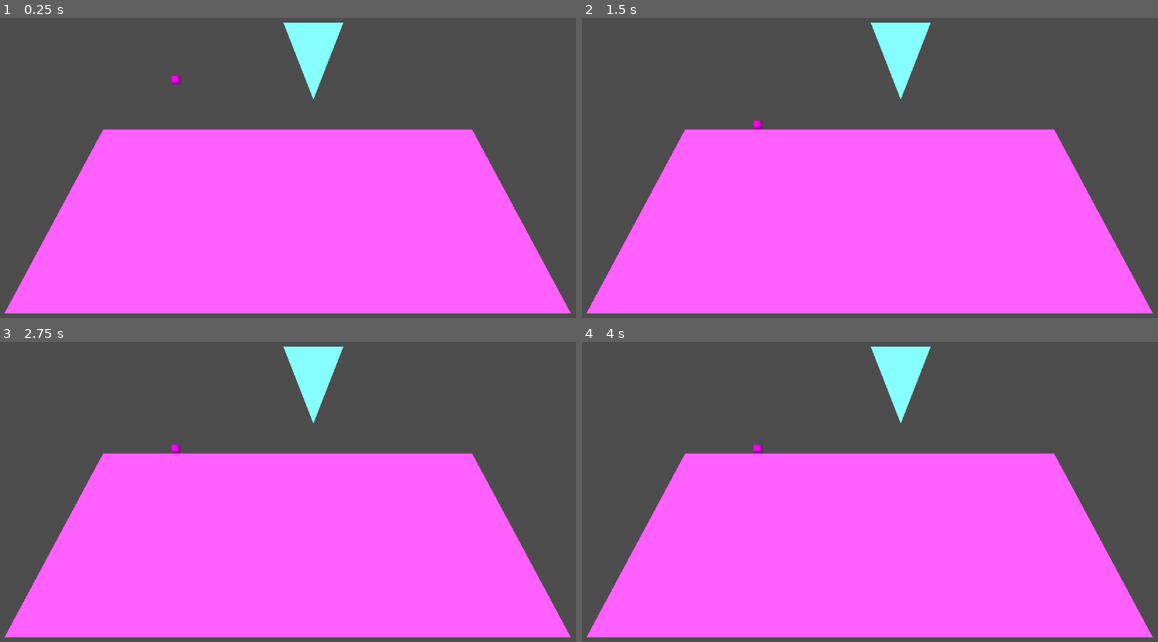
Above: before the commit, frames 1-4 (two rows, left to right).
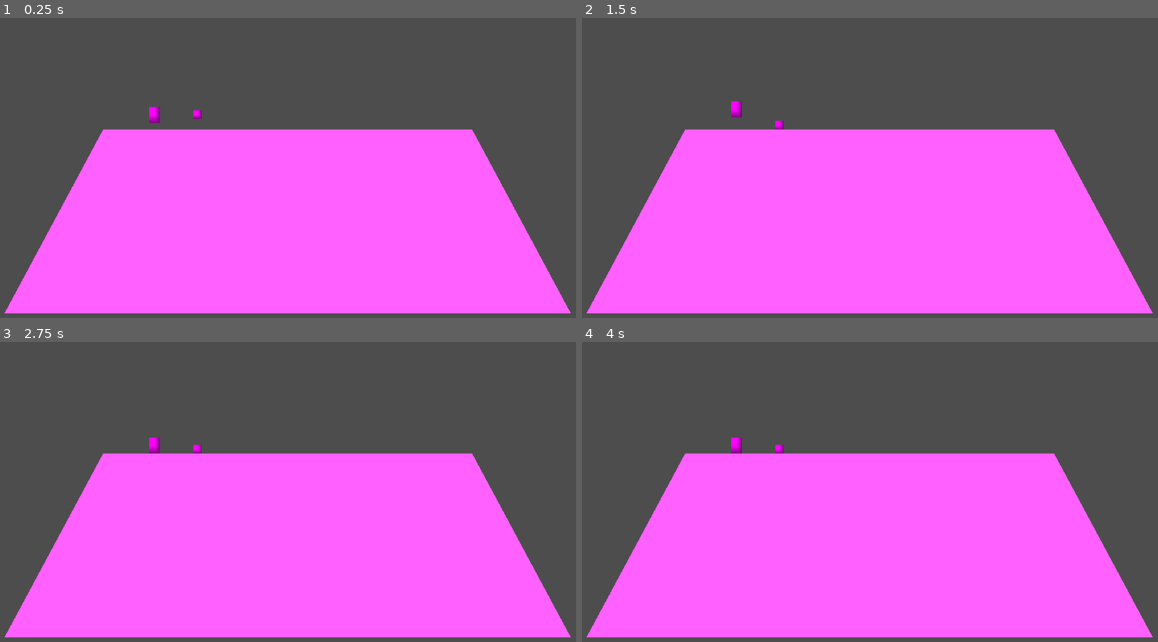
Above: after the commit, the same moments.

Repository: fredchien3/20-game-challenge
Game: Godot game, scene res://main/main.tscn
Same seed, same stepped clock (60 frames per second), same inputs: the game is played once before the commit and once after it.
Inputs (mouse positions are in pixels of both pictures, inside the frame that each line leads up to):
- Up to frame 1 (0.25 s): no input
- Up to frame 2 (1.5 s): tap Enter (ui_accept) at 0.5, 0.77, 0.8, 1.07, 1.25, 1.35 s; move the mouse to (1002, 132) at 0.52 s; press the mouse at (1002, 132) at 0.53 s; hold Right (ui_right) from 0.53 s (still down); move the mouse to (743, 165) at 1.27 s; release the mouse at (743, 165) at 1.28 s
- Up to frame 3 (2.75 s): tap Enter (ui_accept) at 1.52, 1.82, 2, 2.3 s; click (161, 489) at 1.55 s; move the mouse to (345, 396) at 2.02 s; release Right (ui_right) at 2.03 s; press the mouse at (345, 396) at 2.03 s; hold Left (ui_left) from 2.03 s (still down)
- Up to frame 4 (4 s): tap Enter (ui_accept) at 2.75, 3.02, 3.32, 3.5 s; move the mouse to (835, 543) at 2.77 s; release Left (ui_left) at 2.78 s; release the mouse at (835, 543) at 2.78 s; hold Right (ui_right) from 2.78 s (still down); click (835, 543) at 2.85 s; move the mouse to (1048, 525) at 3.52 s; hold Enter (ui_accept) from 3.53 s (still down)

The runs differ from the first frame. In frame 1, 1.5% of the frame differs, in the area x 25-60%, y 1-35%; in frame 2, 1.5%, in the area x 25-61%, y 1-38%; in frame 3, 1.5%; in frame 4, 1.5%.

Commit message:
Init Worm
- Remove test clipper

Diff:
--- a/7--worms/main/main.gd
+++ b/7--worms/main/main.gd
@@ -1 +1,8 @@
 extends Node2D
+
+@export var worm: CharacterBody2D
+
+#func _input(event):
+	#if event.is_action_pressed("shoot"):
+		#worm
+		#
--- a/7--worms/main/main.tscn
+++ b/7--worms/main/main.tscn
@@ -1,41 +1,38 @@
-[gd_scene load_steps=6 format=3 uid="uid://cdbrbobaqmblm"]
+[gd_scene format=3 uid="uid://cdbrbobaqmblm"]
 
 [ext_resource type="Script" uid="uid://c1gh8ng2ipfgj" path="res://main/main.gd" id="1_53q0u"]
-[ext_resource type="Script" uid="uid://by0nl5fcu8w8l" path="res://main/test_clipper.gd" id="2_pjrb6"]
 [ext_resource type="Script" uid="uid://cjbbjcjx1u0w" path="res://main/terrain.gd" id="2_xwkvk"]
+[ext_resource type="PackedScene" uid="uid://doykh5xnsi8a0" path="res://worm/worm.tscn" id="4_c651c"]
 
 [sub_resource type="PlaceholderTexture2D" id="PlaceholderTexture2D_c651c"]
 
 [sub_resource type="RectangleShape2D" id="RectangleShape2D_xwkvk"]
 size = Vector2(16, 16)
 
-[node name="Main" type="Node2D"]
+[node name="Main" type="Node2D" unique_id=422347337 node_paths=PackedStringArray("worm")]
 script = ExtResource("1_53q0u")
+worm = NodePath("Worm")
 
-[node name="Terrain" type="StaticBody2D" parent="." node_paths=PackedStringArray("test_clipper")]
+[node name="Terrain" type="StaticBody2D" parent="." unique_id=68683989]
 script = ExtResource("2_xwkvk")
-test_clipper = NodePath("../TestClipper")
 
-[node name="Polygon2D" type="Polygon2D" parent="Terrain"]
+[node name="Polygon2D" type="Polygon2D" parent="Terrain" unique_id=1398486921]
 position = Vector2(576, 360)
 color = Color(1, 0.376471, 1, 1)
 polygon = PackedVector2Array(-336, -72, 352, -72, 536, 272, -520, 272)
 
-[node name="CollisionPolygon2D" type="CollisionPolygon2D" parent="Terrain"]
+[node name="CollisionPolygon2D" type="CollisionPolygon2D" parent="Terrain" unique_id=537344312]
 polygon = PackedVector2Array(0, 0, 0, 0, 0, 0)
 
-[node name="TestClipper" type="Polygon2D" parent="."]
-position = Vector2(632, 128)
-color = Color(0.52549, 1, 1, 1)
-polygon = PackedVector2Array(-56, -40, 56, -40, 0, 104)
-script = ExtResource("2_pjrb6")
+[node name="Object" type="RigidBody2D" parent="." unique_id=1091333873]
+position = Vector2(416, 232)
 
-[node name="Object" type="RigidBody2D" parent="."]
-position = Vector2(376, 168)
-
-[node name="Sprite2D" type="Sprite2D" parent="Object"]
+[node name="Sprite2D" type="Sprite2D" parent="Object" unique_id=2025940852]
 scale = Vector2(16, 16)
 texture = SubResource("PlaceholderTexture2D_c651c")
 
-[node name="CollisionShape2D" type="CollisionShape2D" parent="Object"]
+[node name="CollisionShape2D" type="CollisionShape2D" parent="Object" unique_id=1838424763]
 shape = SubResource("RectangleShape2D_xwkvk")
+
+[node name="Worm" parent="." unique_id=774521155 instance=ExtResource("4_c651c")]
+position = Vector2(336, 232)
--- a/7--worms/main/terrain.gd
+++ b/7--worms/main/terrain.gd
@@ -1,29 +1,27 @@
 extends Node
 
-@export var test_clipper: Polygon2D
 @onready var collision := $CollisionPolygon2D
 @onready var terrain := $Polygon2D
 
 func _ready() -> void:
-	test_clipper.connect("clip", _on_poly_clip)
 	collision.polygon = terrain.polygon
 	collision.global_transform = terrain.global_transform
 
-func _on_poly_clip():
-	# Local polygons need to be converted to global space to interact accurately
-	var globalized_terrain_polygon = \
-		terrain.global_transform * terrain.polygon
-
-	var globalized_clipper_polygon = \
-		test_clipper.global_transform * test_clipper.polygon
-
-	var new_polygons := Geometry2D.clip_polygons(
-		globalized_terrain_polygon,
-		globalized_clipper_polygon
-	)
-
-	# Global space polygons need to be converted back to local space
-	# For now, we just take the leftmost polygon
-	# Most likely later we will write code to take the largest polygon
-	terrain.polygon = terrain.global_transform.affine_inverse() * new_polygons[0]
-	collision.polygon = terrain.polygon
+#func _on_poly_clip():
+	## Local polygons need to be converted to global space to interact accurately
+	#var globalized_terrain_polygon = \
+		#terrain.global_transform * terrain.polygon
+#
+	#var globalized_clipper_polygon = \
+		#test_clipper.global_transform * test_clipper.polygon
+	#
+	#var new_polygons := Geometry2D.clip_polygons(
+		#globalized_terrain_polygon,
+		#globalized_clipper_polygon
+	#)
+#
+	## Global space polygons need to be converted back to local space
+	## For now, we just take the leftmost polygon
+	## Most likely later we will write code to take the largest polygon
+	#terrain.polygon = terrain.global_transform.affine_inverse() * new_polygons[0]
+	#collision.polygon = terrain.polygon
--- a/7--worms/main/test_clipper.gd
+++ /dev/null
@@ -1,17 +0,0 @@
-extends Polygon2D
-
-signal clip()
-
-const AMOUNT = 10
-
-func _input(event: InputEvent) -> void:
-	if event.is_action_pressed("ui_up"):
-		position.y -= AMOUNT
-	if event.is_action_pressed("ui_down"):
-		position.y += AMOUNT
-	if event.is_action_pressed("ui_left"):
-		position.x -= AMOUNT
-	if event.is_action_pressed("ui_right"):
-		position.x += AMOUNT
-	if event.is_action_pressed("ui_accept"):
-		clip.emit()
--- a/7--worms/project.godot
+++ b/7--worms/project.godot
@@ -8,9 +8,46 @@
 
 config_version=5
 
+[animation]
+
+compatibility/default_parent_skeleton_in_mesh_instance_3d=true
+
 [application]
 
 config/name="7: Worms"
 run/main_scene="uid://cdbrbobaqmblm"
-config/features=PackedStringArray("4.4", "Forward Plus")
+config/features=PackedStringArray("4.6", "Forward Plus")
 config/icon="res://icon.svg"
+
+[input]
+
+move_left={
+"deadzone": 0.2,
+"events": [Object(InputEventKey,"resource_local_to_scene":false,"resource_name":"","device":-1,"window_id":0,"alt_pressed":false,"shift_pressed":false,"ctrl_pressed":false,"meta_pressed":false,"pressed":false,"keycode":0,"physical_keycode":65,"key_label":0,"unicode":97,"location":0,"echo":false,"script":null)
+]
+}
+move_right={
+"deadzone": 0.2,
+"events": [Object(InputEventKey,"resource_local_to_scene":false,"resource_name":"","device":-1,"window_id":0,"alt_pressed":false,"shift_pressed":false,"ctrl_pressed":false,"meta_pressed":false,"pressed":false,"keycode":0,"physical_keycode":68,"key_label":0,"unicode":100,"location":0,"echo":false,"script":null)
+]
+}
+crouch={
+"deadzone": 0.2,
+"events": [Object(InputEventKey,"resource_local_to_scene":false,"resource_name":"","device":-1,"window_id":0,"alt_pressed":false,"shift_pressed":false,"ctrl_pressed":false,"meta_pressed":false,"pressed":false,"keycode":0,"physical_keycode":83,"key_label":0,"unicode":115,"location":0,"echo":false,"script":null)
+]
+}
+stand={
+"deadzone": 0.2,
+"events": [Object(InputEventKey,"resource_local_to_scene":false,"resource_name":"","device":-1,"window_id":0,"alt_pressed":false,"shift_pressed":false,"ctrl_pressed":false,"meta_pressed":false,"pressed":false,"keycode":0,"physical_keycode":87,"key_label":0,"unicode":119,"location":0,"echo":false,"script":null)
+]
+}
+jump={
+"deadzone": 0.2,
+"events": [Object(InputEventKey,"resource_local_to_scene":false,"resource_name":"","device":-1,"window_id":0,"alt_pressed":false,"shift_pressed":false,"ctrl_pressed":false,"meta_pressed":false,"pressed":false,"keycode":0,"physical_keycode":32,"key_label":0,"unicode":32,"location":0,"echo":false,"script":null)
+]
+}
+shoot={
+"deadzone": 0.2,
+"events": [Object(InputEventMouseButton,"resource_local_to_scene":false,"resource_name":"","device":-1,"window_id":0,"alt_pressed":false,"shift_pressed":false,"ctrl_pressed":false,"meta_pressed":false,"button_mask":0,"position":Vector2(0, 0),"global_position":Vector2(0, 0),"factor":1.0,"button_index":1,"canceled":false,"pressed":false,"double_click":false,"script":null)
+]
+}
--- /dev/null
+++ b/7--worms/worm/worm.gd
@@ -0,0 +1,22 @@
+extends CharacterBody2D
+
+
+const SPEED = 150.0
+const JUMP_VELOCITY = -250.0
+
+func _physics_process(delta: float) -> void:
+	if not is_on_floor():
+		velocity += get_gravity() * delta
+
+	if Input.is_action_just_pressed("ui_accept") and is_on_floor():
+		velocity.y = JUMP_VELOCITY
+
+	# Get the input direction and handle the movement/deceleration.
+	# As good practice, you should replace UI actions with custom gameplay actions.
+	var direction := Input.get_axis("move_left", "move_right")
+	if direction:
+		velocity.x = direction * SPEED
+	else:
+		velocity.x = move_toward(velocity.x, 0, SPEED)
+
+	move_and_slide()
--- /dev/null
+++ b/7--worms/worm/worm.tscn
@@ -0,0 +1,18 @@
+[gd_scene format=3 uid="uid://doykh5xnsi8a0"]
+
+[ext_resource type="Script" uid="uid://dyfr84pc3vg3s" path="res://worm/worm.gd" id="1_owvmj"]
+
+[sub_resource type="PlaceholderTexture2D" id="PlaceholderTexture2D_wm2cs"]
+
+[sub_resource type="CapsuleShape2D" id="CapsuleShape2D_wm2cs"]
+
+[node name="Worm" type="CharacterBody2D" unique_id=1631304650]
+script = ExtResource("1_owvmj")
+
+[node name="Sprite2D" type="Sprite2D" parent="." unique_id=622019416]
+position = Vector2(-4.76837e-07, -2.38419e-07)
+scale = Vector2(20, 30)
+texture = SubResource("PlaceholderTexture2D_wm2cs")
+
+[node name="CollisionShape2D" type="CollisionShape2D" parent="." unique_id=2094025430]
+shape = SubResource("CapsuleShape2D_wm2cs")
Not shown, removed: 7--worms/main/test_clipper.gd.uid
Not shown, added: 7--worms/worm/worm.gd.uid
